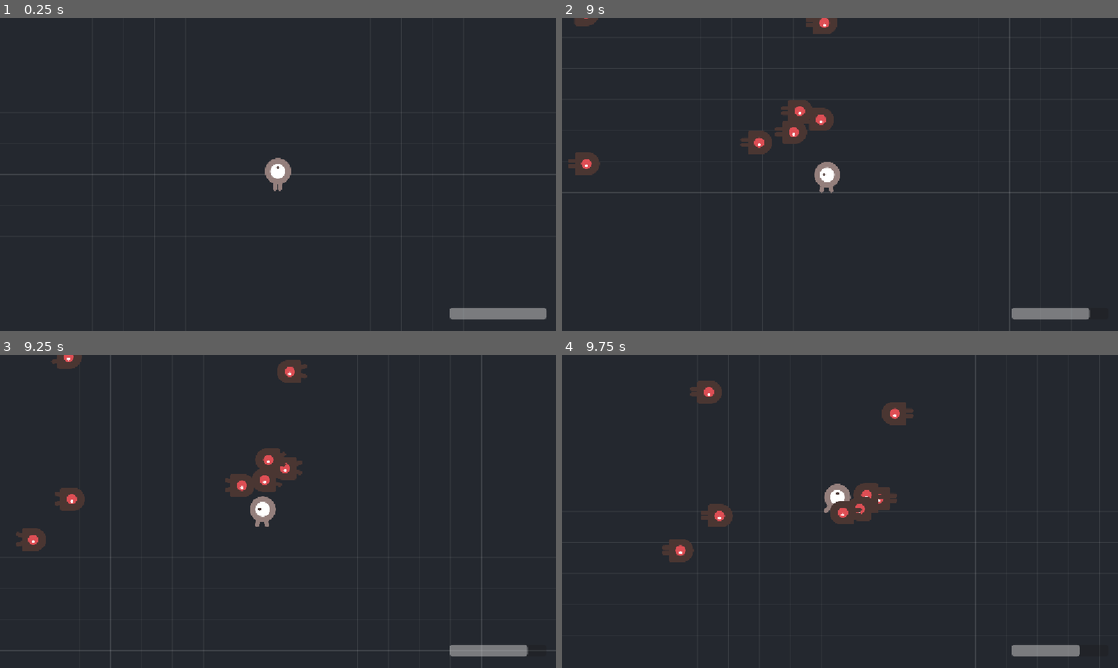
Above: before the commit, frames 1-4 (two rows, left to right).
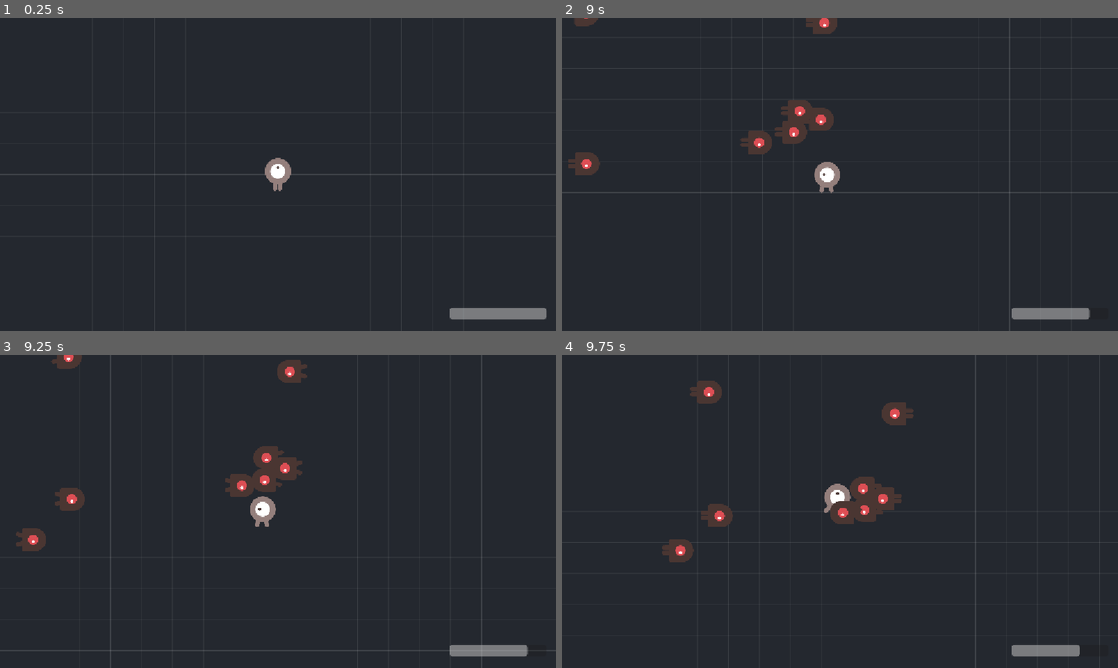
Above: after the commit, the same moments.

Repository: NielsHoekzema07/arena-survival
Game: Godot game, scene res://scenes/main/main.tscn
The game is run twice, just before and just after one commit, with the same random seed, the same clock (stepped at 60 frames per second) and the same inputs.
Inputs:
- Up to frame 1 (0.25 s): no input
- Up to frame 2 (9 s): tap Enter (ui_accept) at 0.5, 0.77, 1.25, 1.52, 3.02, 3.77, 4.52, 6.02, 6.77, 7.52 s; hold D (move_right) 0.53-1.28 s; hold S (move_down) 1.28-2.03 s; hold D (move_right) 2.03-2.78 s; hold W (move_up) 2.78-3.53 s; hold A (move_left) 3.53-5.03 s; hold S (move_down) 5.03-5.78 s; hold D (move_right) 5.78-6.53 s; hold W (move_up) 6.53-7.28 s; hold D (move_right) 7.28-8.03 s; hold S (move_down) 8.03-8.78 s; hold A (move_left) from 8.78 s (still down)
- Up to frame 3 (9.25 s): keep holding A (move_left); tap Enter (ui_accept) at 9.02 s
- Up to frame 4 (9.75 s): release A (move_left) at 9.53 s; hold W (move_up) from 9.53 s (still down)

Frames 1-2 are identical in both runs. In frame 3, 0.1% of the frame differs, in the area x 45-52%, y 29-36%; in frame 4, 0.4%, in the area x 51-62%, y 38-54%.

Commit message:
Vijanden lopen niet meer door elkaar heen
enemy toegevoegd aan de collision_mask van de vijand. Zonder dat kropen ze
na verloop van tijd allemaal op hetzelfde punt: gemeten kleinste onderlinge
afstand 0,0 px bij 200 vijanden, nu 42,9 px (twee keer de straal).

Kost wel iets. Gemeten physics-frametijd bij 200 vijanden: 1,74 -> 4,62 ms,
bij 500 vijanden 7,30 -> 19,99 ms. Die cijfers staan met meetopzet in
docs/collision-layers.md, inclusief de waarschuwing om dit bij de metingen
van fase 7 niet te verwarren met de winst van object pooling.

Co-Authored-By: Claude Opus 5 <noreply@anthropic.com>

Diff:
--- a/scenes/enemies/enemy.tscn
+++ b/scenes/enemies/enemy.tscn
@@ -23,7 +23,7 @@
 
 [node name="Enemy" type="CharacterBody2D" unique_id=1007257974]
 collision_layer = 2
-collision_mask = 16
+collision_mask = 18
 motion_mode = 1
 script = ExtResource("1_enemy")
 
Not shown, changed: docs/collision-layers.md
